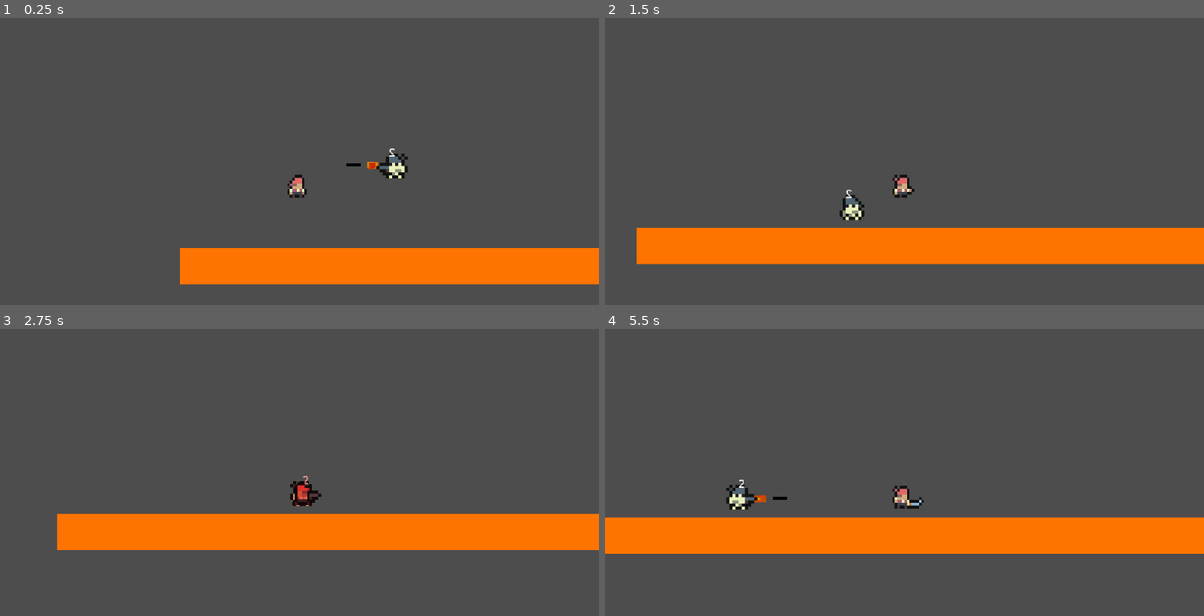
Above: before the commit, frames 1-4 (two rows, left to right).
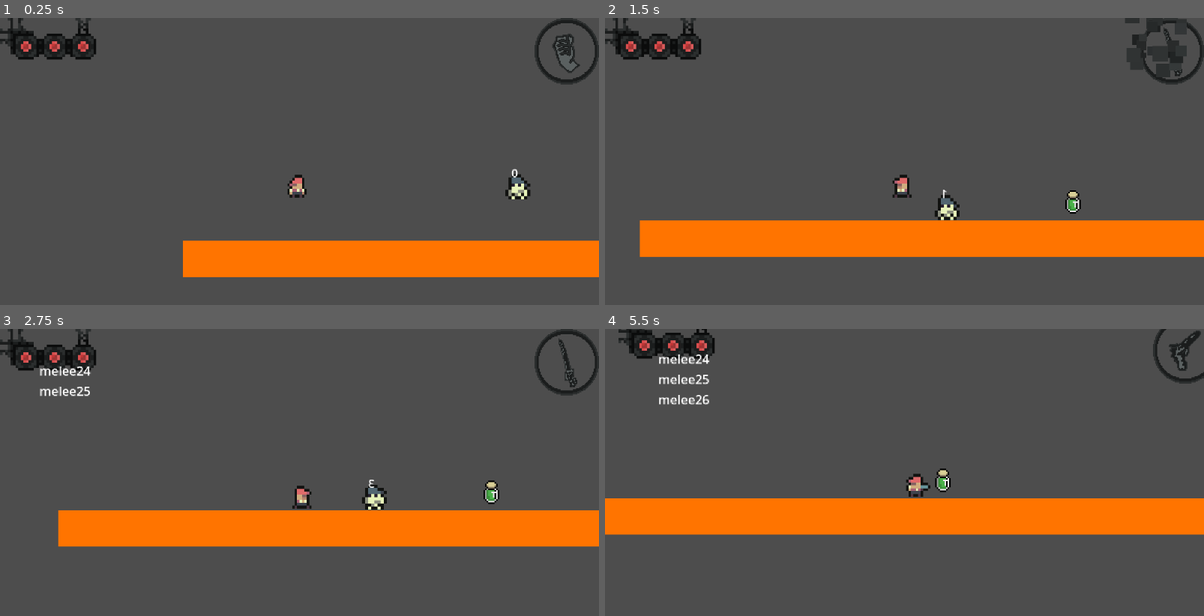
Above: after the commit, the same moments.

Repository: Zoraxis/pirate_game_jam
Game: Godot game, scene res://world/world.tscn
Two runs of this game, one before a commit and one after it. Both use one fixed random seed, a clock stepped at 60 frames per second and the inputs below.
Inputs (mouse positions are in pixels of both pictures, inside the frame that each line leads up to):
- Up to frame 1 (0.25 s): no input
- Up to frame 2 (1.5 s): move the mouse to (1036, 170) at 0.52 s; hold D (move_right) from 0.53 s (still down); click (1036, 170) at 0.6 s; tap Space (move_jump) at 0.77 s; move the mouse to (784, 201) at 1.27 s; tap F (action_change) at 1.35 s
- Up to frame 3 (2.75 s): tap Space (move_jump) at 1.52 s; click (179, 512) at 1.55 s; move the mouse to (359, 423) at 2.02 s; release D (move_right) at 2.03 s; hold A (move_left) from 2.03 s (still down); click (359, 423) at 2.1 s
- Up to frame 4 (5.5 s): move the mouse to (874, 564) at 2.77 s; release A (move_left) at 2.78 s; hold D (move_right) 2.78-4.28 s; click (874, 564) at 2.85 s; tap Space (move_jump) at 3.02, 3.77, 4.52 s; move the mouse to (1084, 547) at 3.52 s; tap F (action_change) at 3.6 s; click (1084, 547) at 3.8 s; move the mouse to (724, 446) at 4.27 s; hold A (move_left) 4.28-5.03 s; click (724, 446) at 4.35 s; move the mouse to (934, 498) at 5.02 s; hold D (move_right) from 5.03 s (still down); click (934, 498) at 5.1 s

The runs differ from the first frame. In frame 1, 6.5% of the frame differs, in the area x 0-100%, y 0-93%; in frame 2, 8.9%; in frame 3, 5.4%; in frame 4, 16%, in the area x 0-100%, y 0-79%.

Commit message:
qol

Diff:
--- a/objects/NPC/skelet/enemy.gd
+++ b/objects/NPC/skelet/enemy.gd
@@ -20,6 +20,10 @@
 var type = 0
 var lastCollision = null
 
+const shooting_delay_max = 300
+var shooting_delay = 0
+
+
 var state = 0
 # 0 - patrooling
 # 1 - awarness
@@ -34,12 +38,15 @@
 	$asprite.set_sprite_frames(animation)
 
 func _on_collision(body):
-	if lastCollision != body.name:
+	if lastCollision != body.name and !body.is_in_group("PLAYER_ONLY"):
 		lastCollision = body.name
 		state = 1
+		var bullet_side = 1 if (body.global_position.x < position.x) else -1
 		scale.x *= -1 if (body.global_position.x < position.x and direction_rotation != -1) or (body.global_position.x > position.x and direction_rotation != 1) else 1
+		if body.is_in_group("STUN"):
+			shooting_delay = shooting_delay_max / 3
 		if body.is_in_group("FRAGILE"):
-			body.die(500)
+			body.die(0)
 		if body.is_in_group("DAMAGE"):
 			health -= body.damage
 			if health <= 0:
@@ -47,12 +54,12 @@
 			else:
 				color_timer = color_timer_max
 		if body.is_in_group("KNOCKBACK"):
-			knockback = body.knockback
+			knockback = body.knockback * bullet_side
 
 func _process(_delta):
-	print(scale.x)
 	process_hit()
-	state_inspector()
+	if shooting_delay > 0:
+		shooting_delay -= 1
 
 func state_inspector():
 	$Label.text = str(state)
@@ -71,19 +78,25 @@
 	state = 1
 func handle_state_2():
 	state = 2
+	velocity.x += -(position - Global.player.position).normalized().x * SPEED
 func handle_state_3():
 	state = 3
-	changeAnimation("attack", true)
+	if shooting_delay <= 0:
+		shooting_delay = shooting_delay_max
+		changeAnimation("attack", true)
 
 func _physics_process(delta):
+	state_inspector()
 	direction_rotation = (-1 if scale.y != abs(scale.y) else 1)
 	if not is_on_floor():
 		velocity.y += gravity * delta
+
 	if knockback > 0:
 		velocity = Vector2(1, 0) * knockback * scale.x * SPEED * delta
 		knockback *= 0.8
 	else:
 		velocity.x = move_toward(velocity.x, 0, SPEED)
+
 
 	changeAnimation("idle", false)
 	move_and_slide()
@@ -128,7 +141,7 @@
 	if body.is_in_group("PLAYER"):
 		handle_state_2()
 
-func _on_fov_exitedє(body):
+func _on_fov_exited(body):
 	if body.is_in_group("PLAYER"):
 		handle_state_1()
 
--- /dev/null
+++ b/objects/UI/health/health.anim.tres
@@ -0,0 +1,63 @@
+[gd_resource type="SpriteFrames" load_steps=8 format=3 uid="uid://bt3oorh468eo3"]
+
+[ext_resource type="Texture2D" uid="uid://b8qimcakr3eh" path="res://assets/raw/hp_anim_full.png" id="1_npmr3"]
+
+[sub_resource type="AtlasTexture" id="AtlasTexture_qnjei"]
+atlas = ExtResource("1_npmr3")
+region = Rect2(44, 0, 8, 8)
+
+[sub_resource type="AtlasTexture" id="AtlasTexture_lwlto"]
+atlas = ExtResource("1_npmr3")
+region = Rect2(0, 0, 8, 8)
+
+[sub_resource type="AtlasTexture" id="AtlasTexture_4j1cu"]
+atlas = ExtResource("1_npmr3")
+region = Rect2(0, 0, 8, 8)
+
+[sub_resource type="AtlasTexture" id="AtlasTexture_o2ejg"]
+atlas = ExtResource("1_npmr3")
+region = Rect2(11, 0, 8, 8)
+
+[sub_resource type="AtlasTexture" id="AtlasTexture_owbw4"]
+atlas = ExtResource("1_npmr3")
+region = Rect2(22, 0, 8, 8)
+
+[sub_resource type="AtlasTexture" id="AtlasTexture_kehm3"]
+atlas = ExtResource("1_npmr3")
+region = Rect2(33, 0, 8, 8)
+
+[resource]
+animations = [{
+"frames": [{
+"duration": 1.0,
+"texture": SubResource("AtlasTexture_qnjei")
+}],
+"loop": true,
+"name": &"no",
+"speed": 5.0
+}, {
+"frames": [{
+"duration": 1.0,
+"texture": SubResource("AtlasTexture_lwlto")
+}],
+"loop": true,
+"name": &"some",
+"speed": 5.0
+}, {
+"frames": [{
+"duration": 1.0,
+"texture": SubResource("AtlasTexture_4j1cu")
+}, {
+"duration": 1.0,
+"texture": SubResource("AtlasTexture_o2ejg")
+}, {
+"duration": 1.0,
+"texture": SubResource("AtlasTexture_owbw4")
+}, {
+"duration": 1.0,
+"texture": SubResource("AtlasTexture_kehm3")
+}],
+"loop": true,
+"name": &"some2",
+"speed": 2.0
+}]
--- /dev/null
+++ b/objects/UI/health/health.gd
@@ -0,0 +1,18 @@
+extends Node2D
+
+func _process(delta):
+	if Global.player != null and Global.player.health != null:
+		if Global.player.health >= 3:
+			$HP3.play("some")
+		else:
+			$HP3.play("no")
+
+		if Global.player.health >= 2:
+			$HP2.play("some")
+		else:
+			$HP2.play("no")
+
+		if Global.player.health >= 1:
+			$HP1.play("some")
+		else:
+			$HP1.play("no")
--- /dev/null
+++ b/objects/UI/health/health.tscn
@@ -0,0 +1,31 @@
+[gd_scene load_steps=4 format=3 uid="uid://clif2rc4yqklj"]
+
+[ext_resource type="Script" path="res://objects/UI/health/health.gd" id="1_4g1mb"]
+[ext_resource type="SpriteFrames" uid="uid://bt3oorh468eo3" path="res://objects/UI/health/health.anim.tres" id="1_rjrxk"]
+[ext_resource type="Texture2D" uid="uid://dkmirdkd5f4l6" path="res://assets/raw/hp_holder.png" id="2_suhde"]
+
+[node name="health" type="Node2D"]
+scale = Vector2(0.05, 0.05)
+script = ExtResource("1_4g1mb")
+
+[node name="Sprite2D" type="Sprite2D" parent="."]
+position = Vector2(6.7, -2.95)
+scale = Vector2(1, 1)
+texture = ExtResource("2_suhde")
+
+[node name="HP1" type="AnimatedSprite2D" parent="."]
+position = Vector2(-1.8, 0)
+sprite_frames = ExtResource("1_rjrxk")
+animation = &"some2"
+frame_progress = 0.213835
+
+[node name="HP2" type="AnimatedSprite2D" parent="."]
+position = Vector2(9.2, 0)
+sprite_frames = ExtResource("1_rjrxk")
+animation = &"some"
+
+[node name="HP3" type="AnimatedSprite2D" parent="."]
+position = Vector2(20.15, 0)
+sprite_frames = ExtResource("1_rjrxk")
+animation = &"some2"
+frame_progress = 0.213835
--- /dev/null
+++ b/objects/UI/weapon/weapon_icon.gd
@@ -0,0 +1,15 @@
+extends Node2D
+
+var last_active_weapon = 0;
+
+func _process(delta):
+	if Global.player.active_weapon != last_active_weapon:
+		last_active_weapon = Global.player.active_weapon
+		$particles.restart()
+		$particles.emitting = true
+		if Global.player.active_weapon == 0:
+			$weapon_icon.play("fist")
+		if Global.player.active_weapon == 1:
+			$weapon_icon.play("sword")
+		if Global.player.active_weapon == 2:
+			$weapon_icon.play("pistol")
--- /dev/null
+++ b/objects/UI/weapon/weapon_icon.tres
@@ -0,0 +1,42 @@
+[gd_resource type="SpriteFrames" load_steps=5 format=3 uid="uid://cymrmh38ixloe"]
+
+[ext_resource type="Texture2D" uid="uid://x30kbqg708hc" path="res://assets/raw/weapon.icons.png" id="1_nmeo0"]
+
+[sub_resource type="AtlasTexture" id="AtlasTexture_vx65l"]
+atlas = ExtResource("1_nmeo0")
+region = Rect2(0, 0, 62, 64)
+
+[sub_resource type="AtlasTexture" id="AtlasTexture_mofia"]
+atlas = ExtResource("1_nmeo0")
+region = Rect2(69, 0, 62, 64)
+
+[sub_resource type="AtlasTexture" id="AtlasTexture_rp2qt"]
+atlas = ExtResource("1_nmeo0")
+region = Rect2(138, 0, 62, 64)
+
+[resource]
+animations = [{
+"frames": [{
+"duration": 1.0,
+"texture": SubResource("AtlasTexture_vx65l")
+}],
+"loop": true,
+"name": &"fist",
+"speed": 5.0
+}, {
+"frames": [{
+"duration": 1.0,
+"texture": SubResource("AtlasTexture_mofia")
+}],
+"loop": true,
+"name": &"pistol",
+"speed": 5.0
+}, {
+"frames": [{
+"duration": 1.0,
+"texture": SubResource("AtlasTexture_rp2qt")
+}],
+"loop": true,
+"name": &"sword",
+"speed": 5.0
+}]
--- /dev/null
+++ b/objects/UI/weapon/weapon_icon.tscn
@@ -0,0 +1,29 @@
+[gd_scene load_steps=4 format=3 uid="uid://b3c848pnejrye"]
+
+[ext_resource type="SpriteFrames" uid="uid://cymrmh38ixloe" path="res://objects/UI/weapon/weapon_icon.tres" id="1_yq3os"]
+[ext_resource type="Script" path="res://objects/UI/weapon/weapon_icon.gd" id="2_q4uck"]
+[ext_resource type="Gradient" uid="uid://co0nhlcpaeyu3" path="res://shared/textures/gradients/monochrome.tres" id="3_tqknw"]
+
+[node name="weapon_icon" type="Node2D"]
+scale = Vector2(0.02, 0.02)
+script = ExtResource("2_q4uck")
+
+[node name="weapon_icon" type="AnimatedSprite2D" parent="."]
+sprite_frames = ExtResource("1_yq3os")
+animation = &"fist"
+
+[node name="particles" type="CPUParticles2D" parent="."]
+emitting = false
+amount = 35
+lifetime = 0.3
+one_shot = true
+speed_scale = 0.8
+explosiveness = 1.0
+lifetime_randomness = 1.0
+spread = 180.0
+gravity = Vector2(0, 0)
+initial_velocity_min = 112.79
+initial_velocity_max = 350.89
+scale_amount_min = 10.0
+scale_amount_max = 30.0
+color_initial_ramp = ExtResource("3_tqknw")
--- /dev/null
+++ b/objects/static/atoms/bottle/bottle.gd
@@ -0,0 +1,7 @@
+extends StaticBody2D
+
+var damage = -1
+
+func die(time: float):
+	await U.delay(time)
+	queue_free()
--- /dev/null
+++ b/objects/static/atoms/bottle/bottle.tscn
@@ -0,0 +1,21 @@
+[gd_scene load_steps=4 format=3 uid="uid://c7flxqrcio2wo"]
+
+[ext_resource type="Script" path="res://objects/static/atoms/bottle/bottle.gd" id="1_nwjx6"]
+[ext_resource type="Texture2D" uid="uid://uo2crju6l26e" path="res://assets/raw/booze_good.png" id="2_04err"]
+
+[sub_resource type="RectangleShape2D" id="RectangleShape2D_6ehn5"]
+size = Vector2(10.2857, 14.8571)
+
+[node name="bottle" type="StaticBody2D" groups=["DAMAGE", "FRAGILE", "PICKABLE", "PLAYER_ONLY"]]
+scale = Vector2(3, 3)
+collision_layer = 2
+collision_mask = 0
+script = ExtResource("1_nwjx6")
+
+[node name="sprite" type="Sprite2D" parent="."]
+texture = ExtResource("2_04err")
+
+[node name="collider" type="CollisionShape2D" parent="."]
+position = Vector2(0, -8.17435e-07)
+scale = Vector2(1, 1)
+shape = SubResource("RectangleShape2D_6ehn5")
--- a/objects/static/atoms/bullet/bullet.gd
+++ b/objects/static/atoms/bullet/bullet.gd
@@ -6,11 +6,15 @@
 var rotated = 1
 var damage = 1
 
+func _ready():
+	name = "bullet" + str(U.getTime())
+	die(1)
+
 func _physics_process(delta):
 	SPEED *= coef
 	var velocity = Vector2(1 * rotated, 0) * SPEED * delta
 	move_and_collide(velocity)
 
-func die(delay: float):
-	await get_tree().create_timer(delay)
+func die(time: float):
+	await U.delay(time)
 	queue_free()
--- /dev/null
+++ b/objects/static/atoms/melee/melee_hit.gd
@@ -0,0 +1,16 @@
+extends StaticBody2D
+
+var knockback = 300
+var damage = 1
+
+func _ready():
+	name = "melee" + str(U.getTime())
+	Global.log(name)
+	die(0.2)
+
+func _physics_process(delta):
+	move_and_collide(Vector2(0, 0))
+
+func die(time: float):
+	await U.delay(time)
+	queue_free()
--- /dev/null
+++ b/objects/static/atoms/melee/melee_hit.tscn
@@ -0,0 +1,16 @@
+[gd_scene load_steps=3 format=3 uid="uid://ctartj18eqts6"]
+
+[ext_resource type="Script" path="res://objects/static/atoms/melee/melee_hit.gd" id="1_safo4"]
+
+[sub_resource type="RectangleShape2D" id="RectangleShape2D_66lk3"]
+size = Vector2(0.44, 0.165)
+
+[node name="MeleeHit" type="StaticBody2D" groups=["DAMAGE", "FRAGILE", "KNOCKBACK", "STUN"]]
+position = Vector2(0.51, 0.01)
+collision_layer = 2
+collision_mask = 0
+script = ExtResource("1_safo4")
+
+[node name="collider2" type="CollisionShape2D" parent="."]
+position = Vector2(-0.2, 2.79397e-09)
+shape = SubResource("RectangleShape2D_66lk3")
--- a/player/CharacterBody2D.gd
+++ b/player/CharacterBody2D.gd
@@ -1,12 +1,14 @@
 extends CharacterBody2D
 
 var bullet = preload("res://objects/static/atoms/bullet/bullet.tscn")
+var melee_hit = preload("res://objects/static/atoms/melee/melee_hit.tscn")
 
+var max_health = 3
 @export var health = 3
 
 const SPEED = 300.0
 const JUMP_VELOCITY = -400.0
-const WEAPONS_COUNT = 2
+const WEAPONS_COUNT = 3
 
 var active_weapon = 0
 var animation_playing = false;
@@ -16,16 +18,22 @@
 var knockback = 0
 
 const color_timer_max = 15
+var color_change_positive = false
 var color_timer: float = 0
 var color_back_timer: float = 0
+
+func _ready():
+	Global.player = self
 
 func _process(_delta):
 	process_hit()
 	direction_rotation = (-1 if $asprite.flip_h else 1)
 	if Input.is_action_just_pressed("action_shoot"):
-		if active_weapon == 0:
+		#if active_weapon == 0:
+			#changeAnimation("melee", true)
+		if active_weapon == 1:
 			changeAnimation("melee", true)
-		if active_weapon == 1:
+		if active_weapon == 2:
 			changeAnimation("shoot", true)
 
 	if Input.is_action_just_pressed("action_change"):
@@ -53,16 +61,18 @@
 	move_and_slide()
 
 func _on_collision(body):
-	if body.is_in_group("FRAGILE"):
-		body.die(500)
-	if body.is_in_group("DAMAGE"):
-		health -= body.damage
-		if health <= 0:
-			queue_free()
-		else:
-			color_timer = color_timer_max
-	if body.is_in_group("KNOCKBACK"):
-		knockback -= body.knockback
+	if not body.is_in_group("FRIENDLY") and health - body.damage <= max_health:
+		if body.is_in_group("FRAGILE"):
+			body.die(0)
+		if body.is_in_group("DAMAGE"):
+			health -= body.damage
+			if health <= 0:
+				queue_free()
+			else:
+				color_change_positive = body.damage < 0
+				color_timer = color_timer_max
+		if body.is_in_group("KNOCKBACK"):
+			knockback -= body.knockback
 
 func changeAnimation(animation, isSolo):
 	if not animation_playing or isSolo:
@@ -77,7 +87,7 @@
 		color_timer -= 1
 
 		var color_left = (color_timer / color_timer_max)
-		modulate = Color(1, color_left, color_left)
+		modulate = Color(1, color_left, color_left) if not color_change_positive else Color(color_left, 1, color_left)
 
 		if(color_timer == 0):
 			color_back_timer = color_timer_max
@@ -86,7 +96,7 @@
 		color_back_timer -= 1
 
 		var color_left = (1 - color_back_timer / color_timer_max)
-		modulate = Color(1, color_left, color_left)
+		modulate = Color(1, color_left, color_left) if not color_change_positive else Color(color_left, 1, color_left)
 
 func _on_animation_end():
 	if animation_playing:
@@ -97,6 +107,13 @@
 		if active_weapon == 0:
 			pass
 		if active_weapon == 1:
+			knockback = 30
+			Global.camera.add_trauma(0.2)
+			var new_melee = melee_hit.instantiate();
+			new_melee.add_to_group("FRIENDLY")
+			new_melee.position = position + Vector2(33 * direction_rotation, 2)
+			get_tree().get_current_scene().add_child(new_melee)
+		if active_weapon == 2:
 			knockback = 300
 			Global.camera.add_trauma(1)
 			$pistolParticle.position = position + Vector2(30 * direction_rotation, 3)
--- a/project.godot
+++ b/project.godot
@@ -17,6 +17,7 @@
 [autoload]
 
 Global="*res://world/global.gd"
+U="*res://world/U.gd"
 
 [input]
 
--- /dev/null
+++ b/shared/textures/gradients/monochrome.tres
@@ -0,0 +1,4 @@
+[gd_resource type="Gradient" format=3 uid="uid://co0nhlcpaeyu3"]
+
+[resource]
+colors = PackedColorArray(0.231373, 0.231373, 0.231373, 1, 0.105882, 0.105882, 0.105882, 1)
--- a/world.tscn
+++ b/world.tscn
@@ -1340,7 +1340,6 @@
 [node name="player" parent="." instance=ExtResource("1_mmuvr")]
 visible = false
 position = Vector2(418, 19)
-scale = Vector2(100, 100)
 
 [node name="StaticBody2D" type="StaticBody2D" parent="."]
 position = Vector2(481.103, 379.5)
--- /dev/null
+++ b/world/U.gd
@@ -0,0 +1,8 @@
+extends Node
+
+func delay(secs):
+	await get_tree().create_timer(secs).timeout
+	return
+
+func getTime():
+	return Time.get_time_dict_from_system().second
--- a/world/global.gd
+++ b/world/global.gd
@@ -2,6 +2,7 @@
 
 var camera: Camera2D = null
 var console: Label = null
+var player: CharacterBody2D = null
 
 func log(text):
 	console.log(text)
--- a/world/world.tscn
+++ b/world/world.tscn
@@ -1,11 +1,14 @@
-[gd_scene load_steps=11 format=3 uid="uid://ci2dvxvoww0yp"]
+[gd_scene load_steps=14 format=3 uid="uid://ci2dvxvoww0yp"]
 
 [ext_resource type="PackedScene" uid="uid://cgmforjd5kk8n" path="res://player/player.tscn" id="1_mmuvr"]
 [ext_resource type="Script" path="res://world/camera.gd" id="2_46e0k"]
 [ext_resource type="Texture2D" uid="uid://ddt51arjpqiii" path="res://shared/textures/plain/orange.tres" id="2_r45jp"]
 [ext_resource type="Script" path="res://world/console.gd" id="3_2nxyb"]
+[ext_resource type="PackedScene" uid="uid://clif2rc4yqklj" path="res://objects/UI/health/health.tscn" id="3_dxf7x"]
+[ext_resource type="PackedScene" uid="uid://b3c848pnejrye" path="res://objects/UI/weapon/weapon_icon.tscn" id="4_emx8n"]
 [ext_resource type="PackedScene" uid="uid://buv6ydu0m6frc" path="res://objects/NPC/skelet/skelet.tscn" id="4_inf35"]
 [ext_resource type="PackedScene" uid="uid://dhp3tiscyd702" path="res://objects/static/atoms/bullet/bullet.tscn" id="5_8revs"]
+[ext_resource type="PackedScene" uid="uid://c7flxqrcio2wo" path="res://objects/static/atoms/bottle/bottle.tscn" id="7_ns78e"]
 
 [sub_resource type="FastNoiseLite" id="FastNoiseLite_4pwny"]
 
@@ -32,6 +35,12 @@
 script = ExtResource("2_46e0k")
 noise = SubResource("FastNoiseLite_4pwny")
 
+[node name="health" parent="player/camera" instance=ExtResource("3_dxf7x")]
+position = Vector2(-5.17, -2.69)
+
+[node name="weapon_icon" parent="player/camera" instance=ExtResource("4_emx8n")]
+position = Vector2(5.14, -2.60002)
+
 [node name="console" type="Label" parent="player"]
 offset_left = -5.39
 offset_top = -3.07
@@ -49,8 +58,11 @@
 
 [node name="enemy2" parent="." instance=ExtResource("4_inf35")]
 z_index = 1
-position = Vector2(451, 164)
+position = Vector2(687, 204)
 texture = 3
+
+[node name="bottle" parent="." instance=ExtResource("7_ns78e")]
+position = Vector2(882, 306)
 
 [node name="StaticBody2D" type="StaticBody2D" parent="."]
 position = Vector2(481.103, 379.5)
@@ -61,7 +73,7 @@
 shape = SubResource("RectangleShape2D_uq4xo")
 
 [node name="Sprite2D" type="Sprite2D" parent="StaticBody2D"]
-position = Vector2(6.12897, 0.105)
+position = Vector2(6.18897, -0.035)
 scale = Vector2(0.328437, 0.0109375)
 texture = ExtResource("2_r45jp")
 
Binary file added: assets/raw/booze_good.png
Not shown, added: assets/raw/booze_good.png.import
Binary file added: assets/raw/booze_normal_raw.png
Not shown, added: assets/raw/booze_normal_raw.png.import
Binary file added: assets/raw/booze_raw.png
Not shown, added: assets/raw/booze_raw.png.import
Binary file added: assets/raw/game_over.png
Not shown, added: assets/raw/game_over.png.import
Binary file added: assets/raw/hp_anim_full.png
Not shown, added: assets/raw/hp_anim_full.png.import
Binary file added: assets/raw/hp_holder.png
Not shown, added: assets/raw/hp_holder.png.import
(and 5 more such lines)
